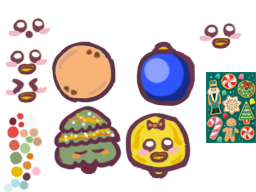
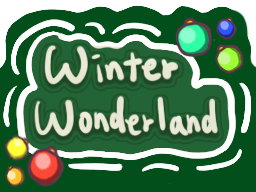
Comparing the layer stacks of the two 256x192 images. Changes:
hid group "face grp" (4 layers) over [4, 17, 243, 103]
hid group "obj" (52 layers) over [16, 11, 256, 185]
added group "ornament" with 41 layers above "ui" over [3, 16, 249, 188]
showed group "ornament1 red2" (4 layers), moved it into group "ornament" over [26, 42, 197, 188]
painted on "ornament outline" (3rd of 11, in "ornament" › "ornament1 red2") over [26, 42, 197, 188]
painted on "reflect light" (2nd of 8, in "ornament" › "ornament1 red2") over [34, 57, 173, 172]
painted on "middle" (2nd of 8, in "ornament" › "ornament1 red2") over [28, 51, 192, 181]
painted on "shadow" (2nd of 8, in "ornament" › "ornament1 red2") over [27, 50, 196, 187]
showed group "ornament1 orange" (1 layers), moved it into group "ornament" over [5, 43, 196, 188]
painted on "ornament outline" (4th of 11, in "ornament" › "ornament1 orange") over [5, 43, 196, 188]
showed group "ornament1 yellow" (1 layers), moved it into group "ornament" over [3, 45, 196, 163]
painted on "ornament outline" (5th of 11, in "ornament" › "ornament1 yellow") over [3, 45, 196, 163]
showed group "ornament1 green4" (4 layers), moved it into group "ornament" over [136, 42, 245, 108]
moved "ornament1 blue" into group "ornament" over [136, 16, 237, 107]
painted on "ornament outline" (10th of 11, in "ornament" › "ornament1 blue") over [136, 16, 237, 107]
painted on "middle" (7th of 8, in "ornament" › "ornament1 blue") over [137, 18, 234, 98]
painted on "shadow" (7th of 8, in "ornament" › "ornament1 blue") over [139, 19, 236, 105]
showed group "bg" (10 layers) over [0, 5, 256, 192]
added layer "타이틀 아웃라인" in group "bg" over [16, 31, 236, 160]
added layer "winter wonderland" (96%) in group "bg" over [34, 45, 219, 137]
added layer "레이어 9" in group "bg" over [0, 5, 256, 191]
painted on "start_bg" (2nd of 2, in "bg") over [0, 5, 256, 192]
…and 11 more changes (9 painted, 1 stack, 2 visibility)
